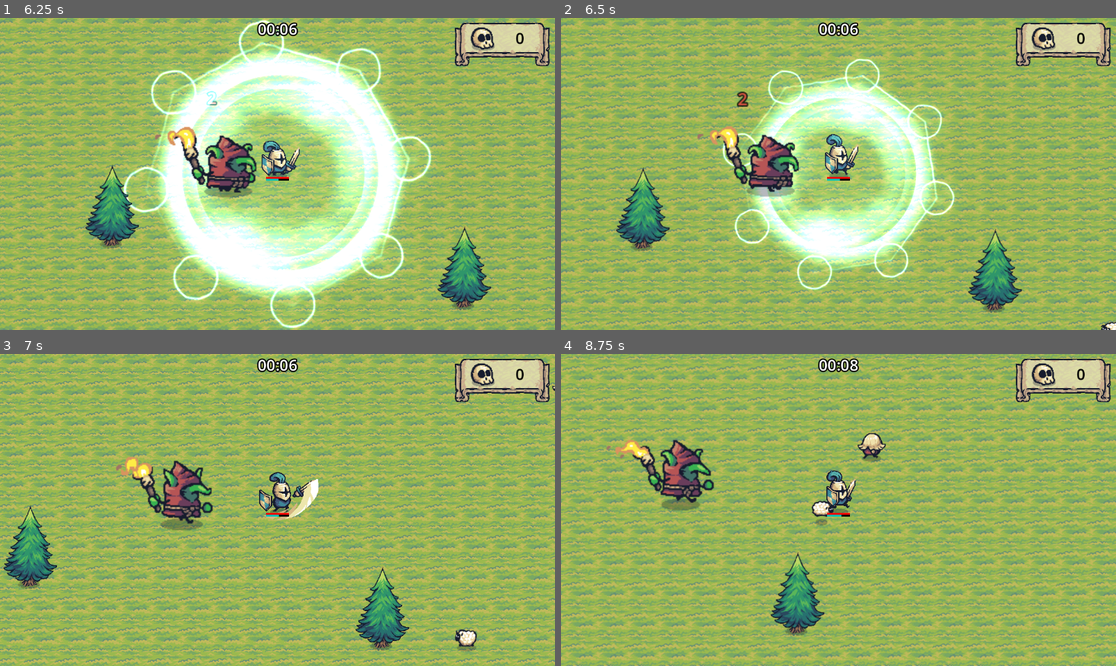
Above: before the commit, frames 1-4 (two rows, left to right).
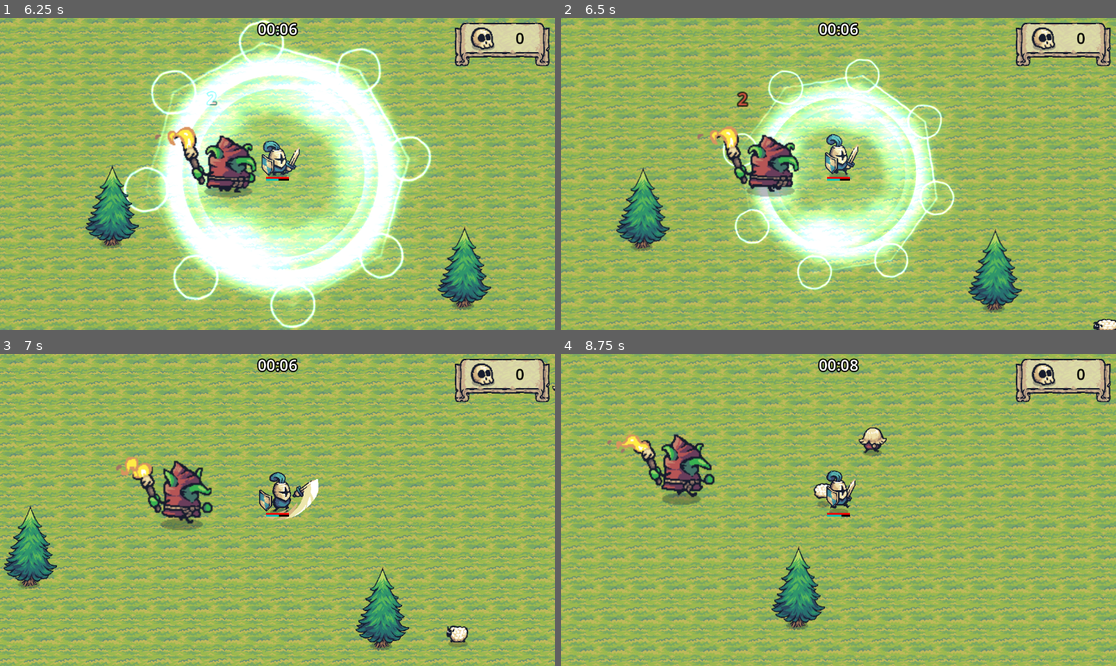
Above: after the commit, the same moments.

Repository: GracilianoOG/godot-dio-tiny-swords
Game: Godot game, scene res://main.tscn
Same seed, same stepped clock (60 frames per second), same inputs: the game is played once before the commit and once after it.
Inputs (mouse positions are in pixels of both pictures, inside the frame that each line leads up to):
- Up to frame 1 (6.25 s): move the mouse to (249, 236) at 0.52 s; hold W (move_up) 0.53-2.03 s; click (249, 236) at 0.6 s; move the mouse to (444, 220) at 1.27 s; tap F (special) every 1.5 s from 1.35 to 5.85 s; move the mouse to (111, 127) at 2.02 s; hold A (move_left) 2.03-3.53 s; click (111, 127) at 2.1 s; move the mouse to (305, 174) at 2.77 s; move the mouse to (194, 96) at 3.52 s; hold S (move_down) 3.53-4.28 s; click (194, 96) at 3.6 s; move the mouse to (399, 158) at 4.27 s; hold D (move_right) 4.28-5.03 s; move the mouse to (166, 189) at 5.02 s; hold W (move_up) 5.03-5.78 s; click (166, 189) at 5.1 s; move the mouse to (333, 105) at 5.77 s; hold D (move_right) from 5.78 s (still down)
- Up to frame 2 (6.5 s): keep holding D (move_right)
- Up to frame 3 (7 s): keep holding D (move_right); move the mouse to (249, 572) at 6.52 s; click (249, 572) at 6.6 s
- Up to frame 4 (8.75 s): move the mouse to (1005, 556) at 7.27 s; tap F (special) at 7.35 s; move the mouse to (672, 463) at 8.02 s; release D (move_right) at 8.03 s; hold S (move_down) from 8.03 s (still down); click (672, 463) at 8.1 s

Frame 1 is identical in both runs. In frame 2, 0.1% of the frame differs, in the area x 95-100%, y 96-100%; in frame 3, 0.3%; in frame 4, 56%, in the area x 0-100%, y 0-100%.

Commit message:
Change sheep speed to 1.8

Diff:
--- a/enemies/sheep.tscn
+++ b/enemies/sheep.tscn
@@ -80,7 +80,7 @@
 
 [node name="FollowPlayer" type="Node" parent="."]
 script = ExtResource("4_jdoab")
-speed = 1.75
+speed = 1.8
 
 [node name="DamageDigitMarker" type="Marker2D" parent="."]
 position = Vector2(0, -43)
